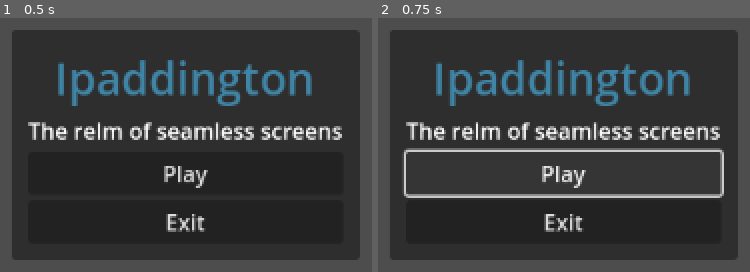
Above: before the commit, frames 1-2 (left to right).
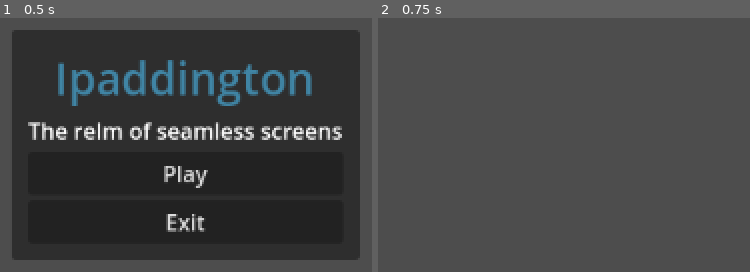
Above: after the commit, the same moments.

Repository: Shahriar-Kariman/Ipaddington
Game: Godot game, scene res://main_menu.tscn
Two runs of this game, one before a commit and one after it. Both use one fixed random seed, a clock stepped at 60 frames per second and the inputs below. Before the commit the project has no main scene; this scene is started directly in both runs.
Inputs:
- Up to frame 1 (0.5 s): no input
- Up to frame 2 (0.75 s): click "Play" at 0.5 s

Frame 1 is identical in both runs. In frame 2, 70% of the frame differs, in the area x 3-97%, y 4-96%.

Commit message:
made the main scene and connected it with the main menu on a push of a button.

Diff:
--- /dev/null
+++ b/main.tscn
@@ -0,0 +1,3 @@
+[gd_scene format=3 uid="uid://cpt185ktlxl4l"]
+
+[node name="Main" type="Node3D"]
--- a/main_menu.gd
+++ b/main_menu.gd
@@ -10,3 +10,6 @@
 
 func _on_exit_button_pressed():
 	get_tree().quit()
+
+func _on_play_button_pressed():
+	get_tree().change_scene_to_file("res://main.tscn")
--- a/main_menu.tscn
+++ b/main_menu.tscn
@@ -50,7 +50,7 @@
 text = "The relm of seamless screens"
 horizontal_alignment = 1
 
-[node name="Button" type="Button" parent="PanelContainer/MarginContainer/VBoxContainer"]
+[node name="PlayButton" type="Button" parent="PanelContainer/MarginContainer/VBoxContainer"]
 layout_mode = 2
 text = "Play"
 
@@ -58,4 +58,5 @@
 layout_mode = 2
 text = "Exit"
 
+[connection signal="pressed" from="PanelContainer/MarginContainer/VBoxContainer/PlayButton" to="." method="_on_play_button_pressed"]
 [connection signal="pressed" from="PanelContainer/MarginContainer/VBoxContainer/Exit Button" to="." method="_on_exit_button_pressed"]
--- a/project.godot
+++ b/project.godot
@@ -11,5 +11,6 @@
 [application]
 
 config/name="Ipaddington"
+run/main_scene="res://main_menu.tscn"
 config/features=PackedStringArray("4.2", "Forward Plus")
 config/icon="res://icon.svg"
